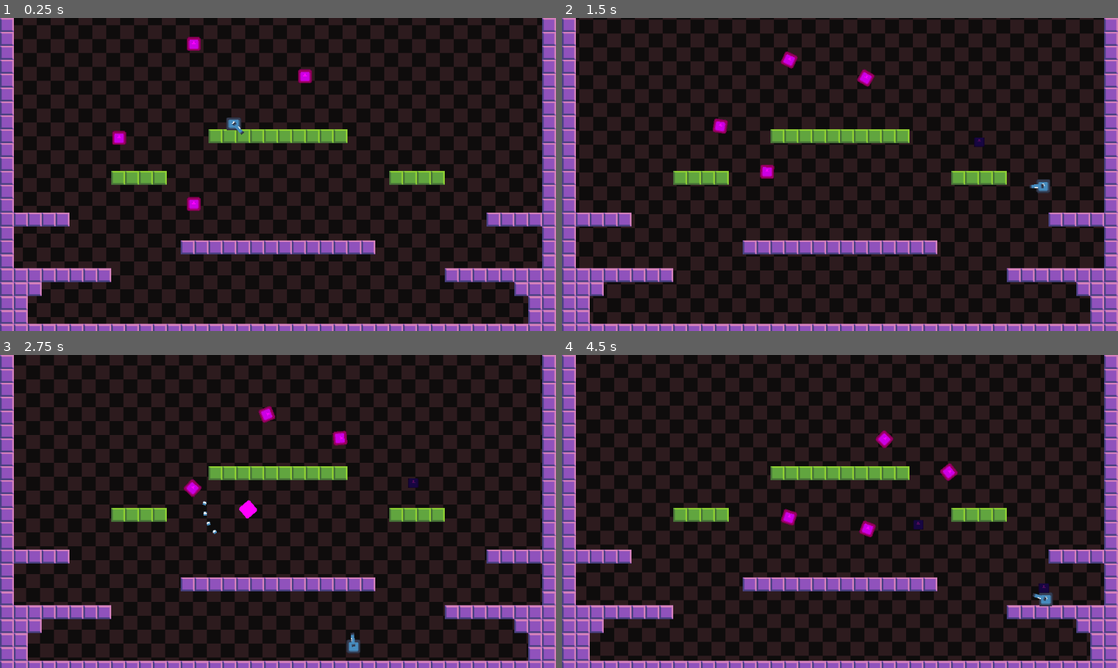
Above: before the commit, frames 1-4 (two rows, left to right).
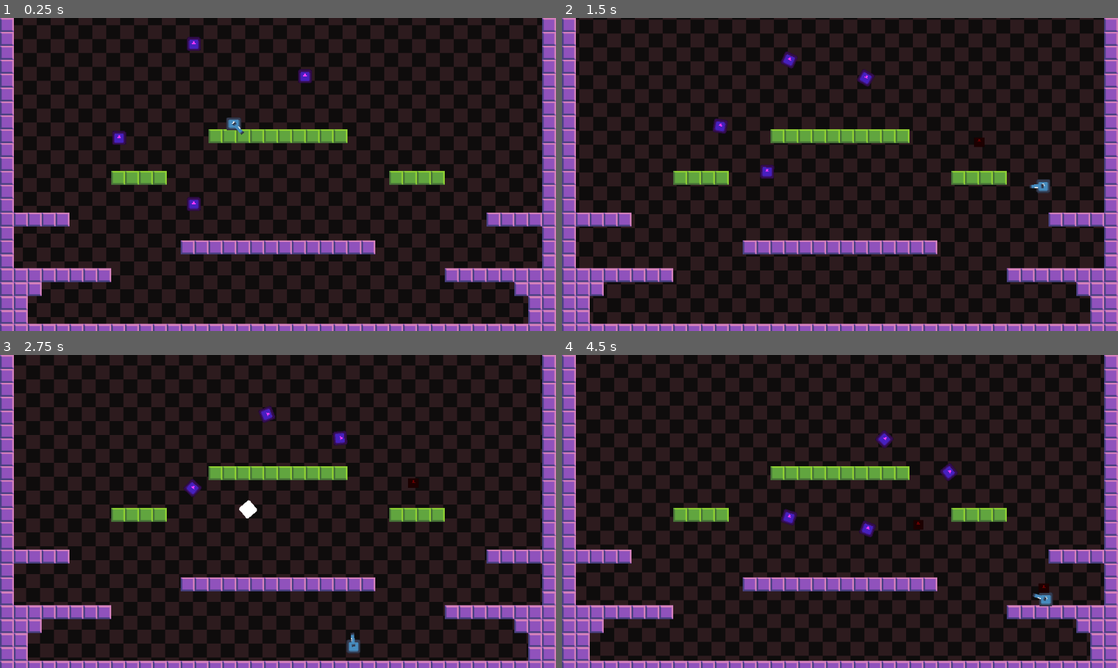
Above: after the commit, the same moments.

Repository: Renan-G-projec/Obstorm
Game: Godot game, scene res://main.tscn
The game is run twice, just before and just after one commit, with the same random seed, the same clock (stepped at 60 frames per second) and the same inputs. The engine's default icon, where the game draws it, is replaced by a stand-in: a white triangle on a blue panel in a dark square.
Inputs (mouse positions are in pixels of both pictures, inside the frame that each line leads up to):
- Up to frame 1 (0.25 s): no input
- Up to frame 2 (1.5 s): tap Enter (ui_accept) at 0.5, 0.77 s; move the mouse to (962, 158) at 0.52 s; press the mouse at (962, 158) at 0.53 s; hold Right (ui_right) from 0.53 s (still down); move the mouse to (728, 190) at 1.27 s; release the mouse at (728, 190) at 1.28 s; click (728, 190) at 1.35 s
- Up to frame 3 (2.75 s): tap Enter (ui_accept) at 1.52 s; move the mouse to (333, 442) at 2.02 s; release Right (ui_right) at 2.03 s; press the mouse at (333, 442) at 2.03 s; hold Left (ui_left) from 2.03 s (still down); tap Alt at 2.1 s
- Up to frame 4 (4.5 s): move the mouse to (812, 574) at 2.77 s; release Left (ui_left) at 2.78 s; release the mouse at (812, 574) at 2.78 s; hold Right (ui_right) 2.78-4.28 s; tap Shift at 2.85 s; tap Enter (ui_accept) at 3.02, 3.77 s; click (812, 574) at 3.05 s; move the mouse to (1006, 558) at 3.52 s; press the mouse at (1006, 558) at 3.53 s; move the mouse to (673, 464) at 4.27 s; release the mouse at (673, 464) at 4.28 s; hold Left (ui_left) from 4.28 s (still down); click (673, 464) at 4.35 s

The runs differ from the first frame. In frame 1, 0.5% of the frame differs, in the area x 20-57%, y 6-62%; in frame 2, 0.5%; in frame 3, 0.5%; in frame 4, 0.6%, in the area x 39-88%, y 24-76%.

Commit message:
feat: Added burning component and fire attack. AMDG

Diff:
--- /dev/null
+++ b/components/burning_component.gd
@@ -0,0 +1,53 @@
+# Ad Maiorem Dei Gloriam!
+## Makes the attached node burneable. This will:
+## - Make the sprite a little more saturated
+## - Cause the defined DPS hitting the dettermined amount of times
+
+class_name BurningComponent
+extends Node
+
+@export var dps: float = 10                     ## Damage that it causes per second (not per hit)
+@export var hps: int = 2                        ## How much hits (cycles) it will damage per second
+
+@export var health_component: HealthComponent   ## To cause the damage
+@export var sprite: Node2D                      ## To apply the modulate
+
+var is_burning: bool = false
+
+var _timer: Timer
+
+func _ready() -> void:
+	_timer = Timer.new()
+	_timer.one_shot = true
+	add_child(_timer)
+
+func apply_burning(time: float) -> void:
+	assert(health_component, "Error: No health component to do the damage!")
+	assert(sprite, "Error: No sprite attached to cause the burning effect!")
+	assert(hps > 0 && dps > 0, "Error: DPS and HPS cannot be negative!")
+
+	if is_burning: return
+	is_burning = true
+
+	var initial_modulate: Color = sprite.self_modulate
+	sprite.self_modulate = Color(2.0, 2.0, 2.0, 1.0)
+
+	var damage_time: float = 1 / float(hps)
+	var damage_of_hit: float = dps / float(hps)
+	var elapsed_time: float = 0.0
+
+	while elapsed_time < time:
+		# If the next tick got bigger than the ellapsed time, it will do a final damage and end the effect
+		# So tick time should be damage time OR time until the end, the one which is smaller.
+		var tick_time = minf(damage_time, time - elapsed_time)
+		var damage_ratio = tick_time / damage_time
+
+		_timer.start(tick_time)
+		await _timer.timeout
+
+		elapsed_time += tick_time
+
+		health_component.take_damage(damage_of_hit * damage_ratio)
+
+	is_burning = false
+	sprite.self_modulate = initial_modulate
--- a/enemies/enemy_base.tscn
+++ b/enemies/enemy_base.tscn
@@ -4,6 +4,7 @@
 [ext_resource type="Texture2D" uid="uid://blk4sxfpnewp3" path="res://icon.svg" id="1_tllp7"]
 [ext_resource type="Script" uid="uid://di06m40oyhjyo" path="res://components/health_component.gd" id="3_s7wk4"]
 [ext_resource type="Script" uid="uid://dlu56txne0a1t" path="res://components/feel_component.gd" id="4_q0ggh"]
+[ext_resource type="Script" uid="uid://bu6jxb4dtb5j1" path="res://components/burning_component.gd" id="5_q0ggh"]
 
 [sub_resource type="RectangleShape2D" id="RectangleShape2D_ocxxs"]
 size = Vector2(14, 14)
@@ -16,7 +17,7 @@
 script = ExtResource("1_6dmn1")
 
 [node name="Sprite2D" type="Sprite2D" parent="." unique_id=1991956312]
-self_modulate = Color(2.872833, 0, 1.1940377, 1)
+self_modulate = Color(1, 0.23137255, 1, 1)
 texture = ExtResource("1_tllp7")
 
 [node name="CollisionShape" type="CollisionShape2D" parent="." unique_id=1058426333]
@@ -41,6 +42,12 @@
 sprite = NodePath("../Sprite2D")
 metadata/_custom_type_script = "uid://dlu56txne0a1t"
 
+[node name="BurningComponent" type="Node" parent="." unique_id=261914101 node_paths=PackedStringArray("health_component", "sprite")]
+script = ExtResource("5_q0ggh")
+health_component = NodePath("../HealthComponent")
+sprite = NodePath("../Sprite2D")
+metadata/_custom_type_script = "uid://bu6jxb4dtb5j1"
+
 [connection signal="body_entered" from="Area2D" to="." method="_on_area_2d_body_entered"]
 [connection signal="body_exited" from="Area2D" to="." method="_on_area_2d_body_exited"]
 [connection signal="died" from="HealthComponent" to="." method="_on_health_component_died"]
--- a/weapons/magic_wand/magic_wand.tscn
+++ b/weapons/magic_wand/magic_wand.tscn
@@ -7,6 +7,7 @@
 [node name="MagicWand" type="Node2D" unique_id=47916352]
 script = ExtResource("1_yg7ig")
 projectile = ExtResource("2_x4ek8")
+projectile_type = 1
 
 [node name="Sprite2D" type="Sprite2D" parent="." unique_id=1057221942]
 texture = ExtResource("1_q4j36")
--- a/weapons/magic_wand/magic_wand_projectile.gd
+++ b/weapons/magic_wand/magic_wand_projectile.gd
@@ -14,8 +14,7 @@
 	Type.FIRE: {
 		"modulate": Color(0.417, 0.0, 0.0, 1.0),
 		"damage": 8.0,
-		"burning_dps": 2.0,
-		"burning_time": 1.5
+		"burning_time": 0.7
 	},
 	Type.ELETRIC: {
 		"modulate": Color(0.031, 0.353, 0.467, 1.0),
@@ -70,7 +69,14 @@
 				projectile.speed = speed * 0.8
 				projectile.direction = direction_of_fragment
 
-				get_tree().current_scene.add_child(projectile)
+				get_tree().current_scene.call_deferred("add_child", projectile)
+
+		Type.FIRE:
+			var burning_component: BurningComponent = enemy.get_node_or_null("BurningComponent") as BurningComponent
+			var time: float = type_data[type].burning_time
+
+			if burning_component:
+				burning_component.apply_burning(time)
 
 func _on_body_entered(body: Node2D) -> void:
 	if body is EnemyBase:
Not shown, added: components/burning_component.gd.uid
